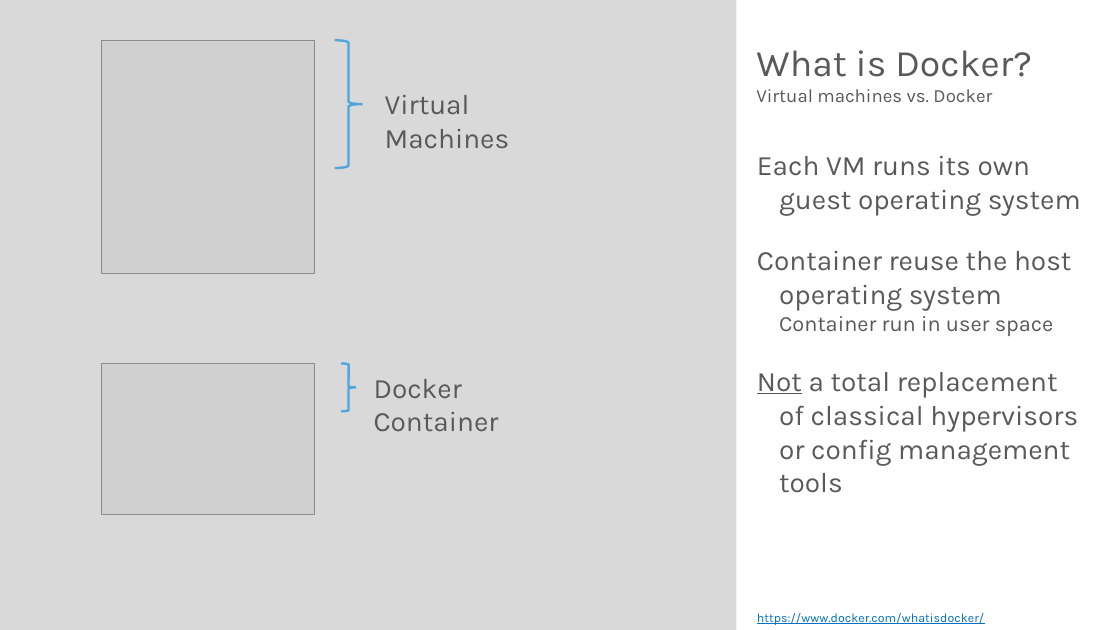
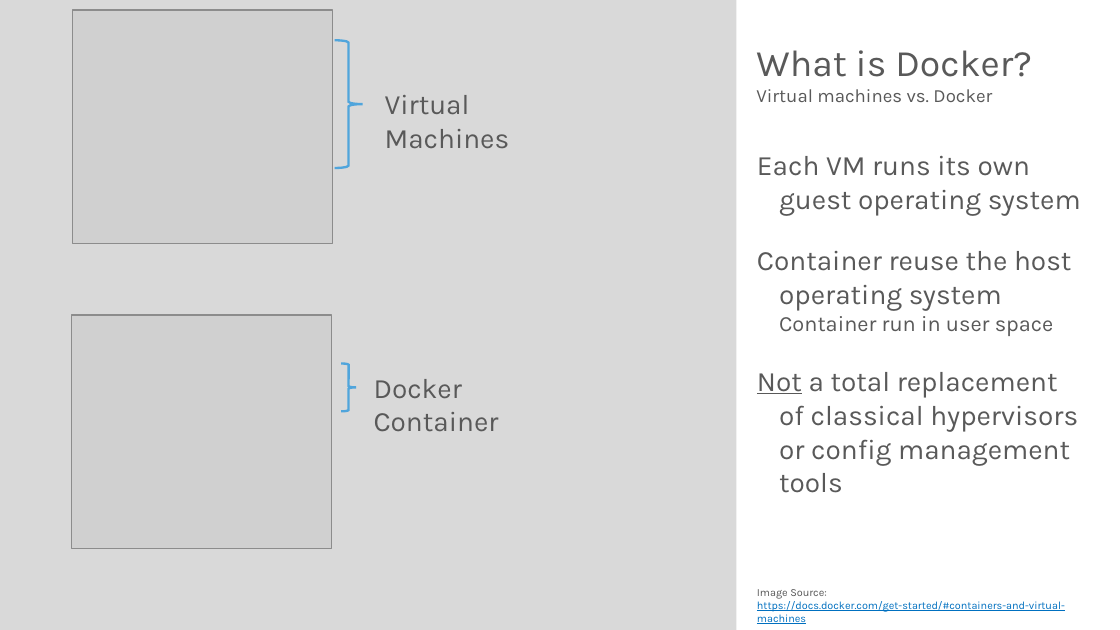
Before and after one commit to rstropek/DockerVS2015Intro, a slide deck: slide 4 of slides/Docker-Workshop.pptx. Drawn at 1120x630 pixels with LibreOffice and Linux fonts; fonts in the diff are those of the drawing; grey boxes stand for pictures. Boxes give left, top, right and bottom in pixels: in the first picture for what was removed or moved away, otherwise in the second. Text is boxed around its words. In the diff, an @@ line names an element or a change of style, - is before the commit and + after.

```diff
--- a/slides/Docker-Workshop.pptx
+++ b/slides/Docker-Workshop.pptx
@@ picture: place and size @@
-picture at (102,40,315,274)
+picture at (73,10,333,244)
@@ picture: place and size @@
-picture at (101,364,314,515)
+picture at (72,315,333,549)
@@ text at (757,589,1065,624): text changed; size 8 to 7 pt @@
-Image Source:
-https://www.docker.com/whatisdocker/
+Image Source:
+https://docs.docker.com/get-started/#containers-and-virtual-machines
```
Also in this commit, not shown: 15 other slides changed, 4 slides added, 6 slides removed, 4 other files.
